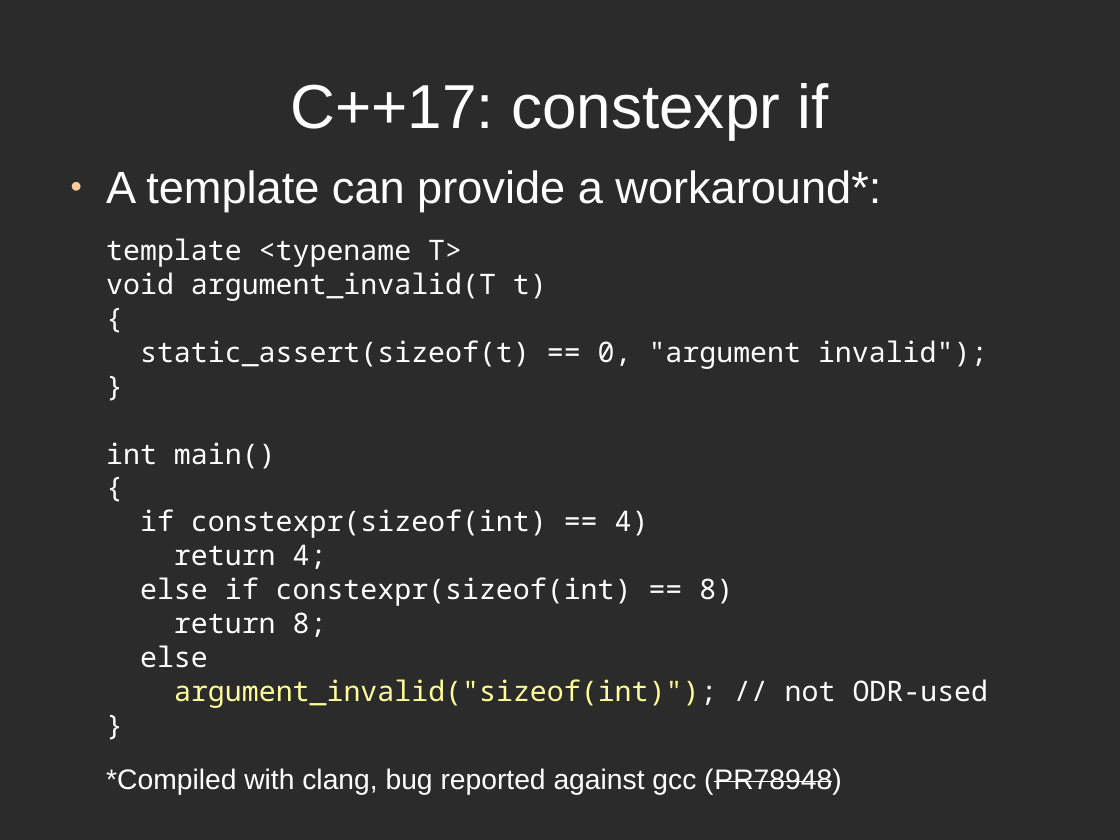
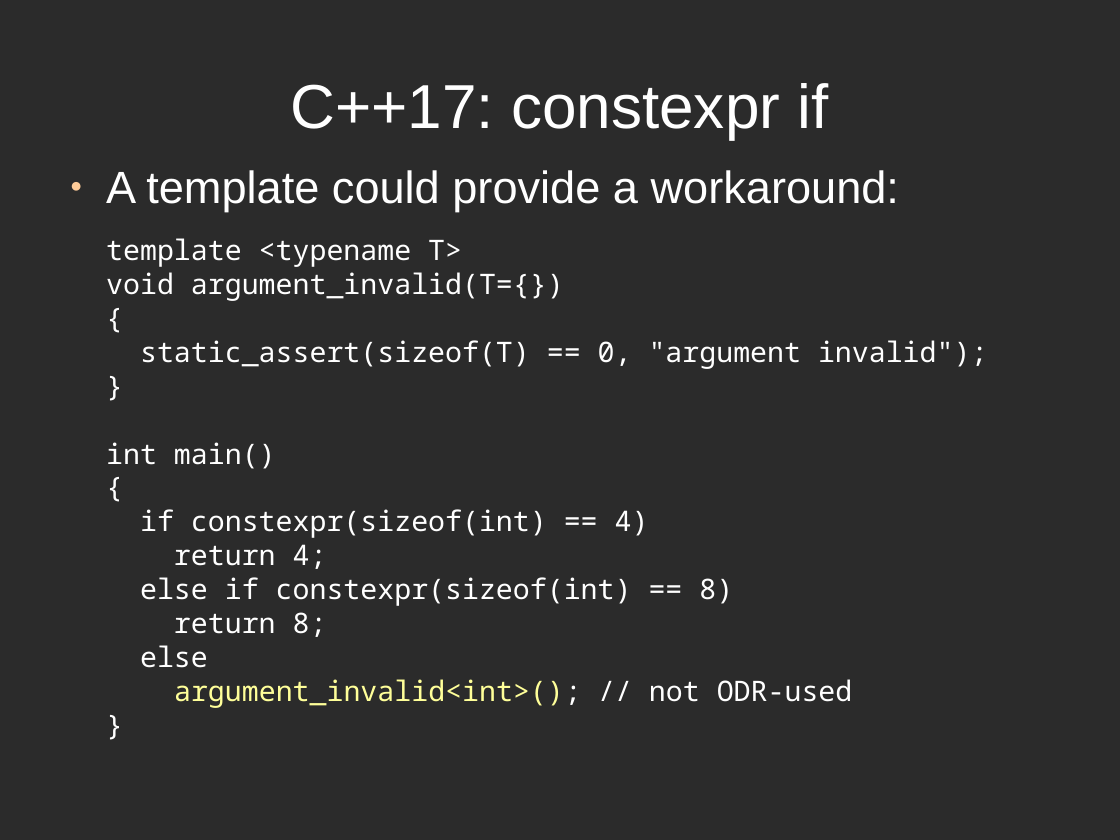
Before and after one commit to rogerorr/articles, a slide deck: slide 30 of Making_Templates_Easier/Making_Templates_Easier.odp. Drawn at 1120x840 pixels with LibreOffice and Linux fonts; fonts in the diff are those of the drawing; background and template pictures are left out; a plain dark background stands for a picture behind light text. Boxes give left, top, right and bottom in pixels: in the first picture for what was removed or moved away, otherwise in the second. Text is boxed around its words. In the diff, an @@ line names an element or a change of style, - is before the commit and + after.

```diff
--- a/Making_Templates_Easier/Making_Templates_Easier.odp
+++ b/Making_Templates_Easier/Making_Templates_Easier.odp
@@ text at <box>106,170,987,708</box>: text changed @@
-● A template can provide a workaround*:
-template <typename T>
-void argument_invalid(T t)
-{
-static_assert(sizeof(t) == 0, "argument invalid");
-}
-int main()
-{
-if constexpr(sizeof(int) == 4)
-return 4;
-else if constexpr(sizeof(int) == 8)
-return 8;
-else
-argument_invalid("sizeof(int)"); // not ODR-used
-}
-*Compiled with clang, bug reported against gcc (PR78948)
+● A template could provide a workaround:
+template <typename T>
+void argument_invalid(T={})
+{
+static_assert(sizeof(T) == 0, "argument invalid");
+}
+int main()
+{
+if constexpr(sizeof(int) == 4)
+return 4;
+else if constexpr(sizeof(int) == 8)
+return 8;
+else
+argument_invalid<int>(); // not ODR-used
+}
```
Also in this commit, not shown: 31 other slides changed, 3 slides added, 4 slides removed.
